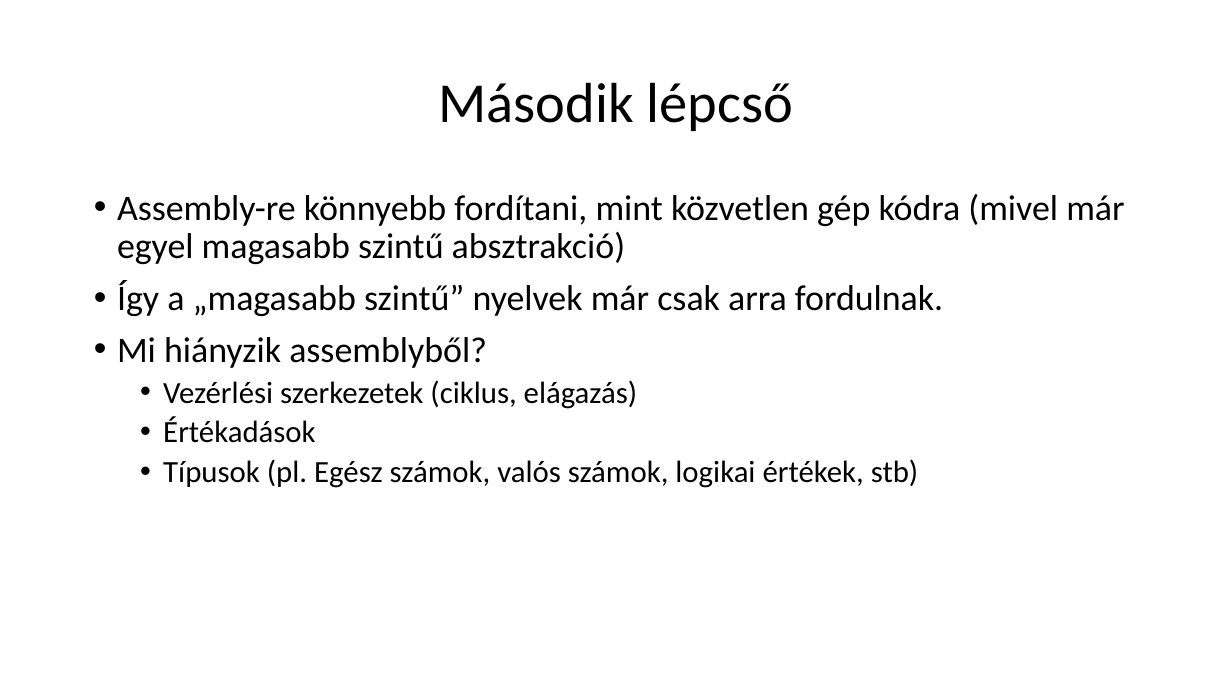
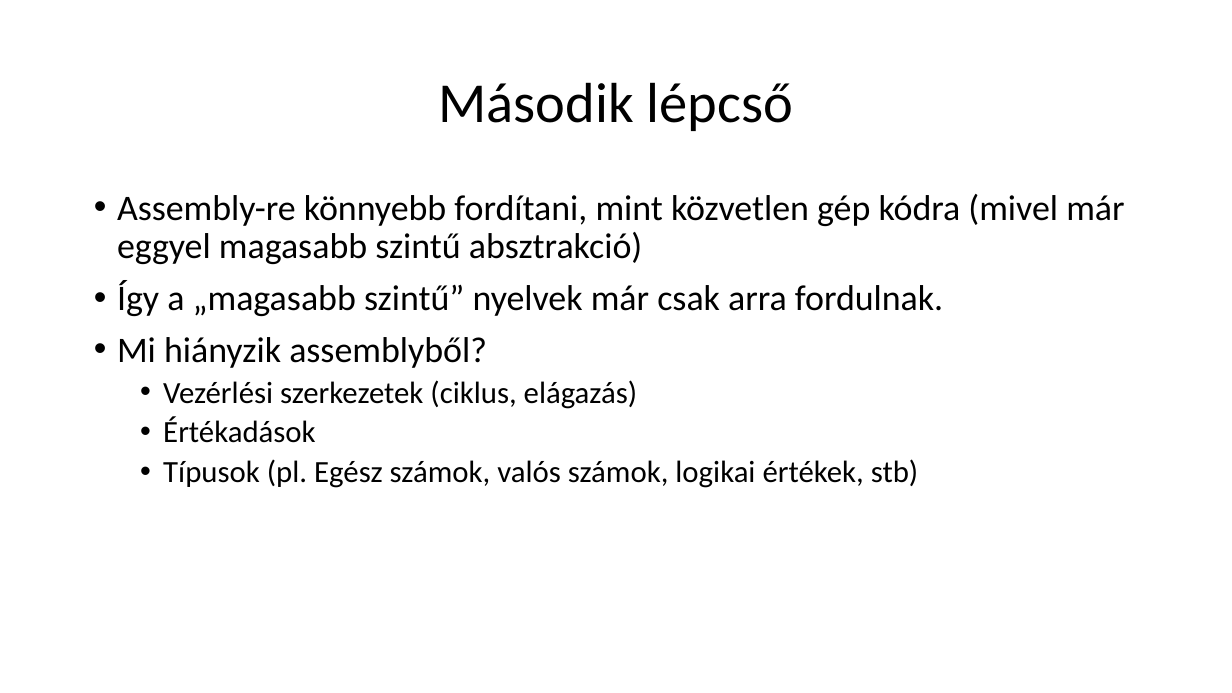
Before and after one commit to nagyandras95/Egyetem, a slide deck: slide 8 of efop/03/Absztakciós szintek a programozásban.pptx. Drawn at 1232x693 pixels with LibreOffice and Linux fonts; fonts in the diff are those of the drawing. Boxes give left, top, right and bottom in pixels: in the first picture for what was removed or moved away, otherwise in the second. Text is boxed around its words. In the diff, an @@ line names an element or a change of style, - is before the commit and + after.

```diff
--- a/efop/03/Absztakciós szintek a programozásban.pptx
+++ b/efop/03/Absztakciós szintek a programozásban.pptx
@@ text at <box>117,194,1124,264</box>: text changed @@
-• Assembly-re könnyebb fordítani, mint közvetlen gép kódra (mivel már egyel magasabb szintű absztrakció)
+• Assembly-re könnyebb fordítani, mint közvetlen gép kódra (mivel már eggyel magasabb szintű absztrakció)
```
Also in this commit, not shown: 5 other slides changed, 2 slides added, 1 slide removed, 3 other files.
